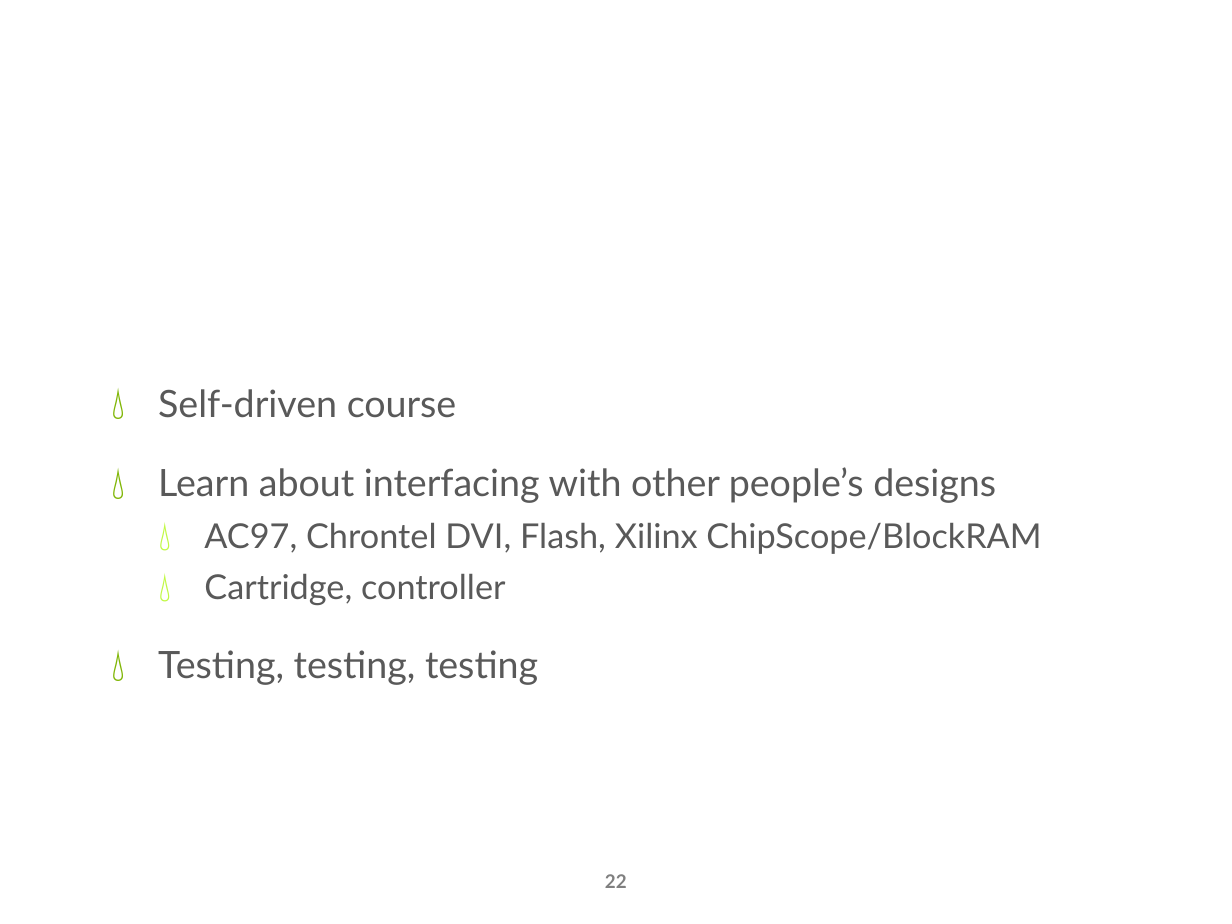
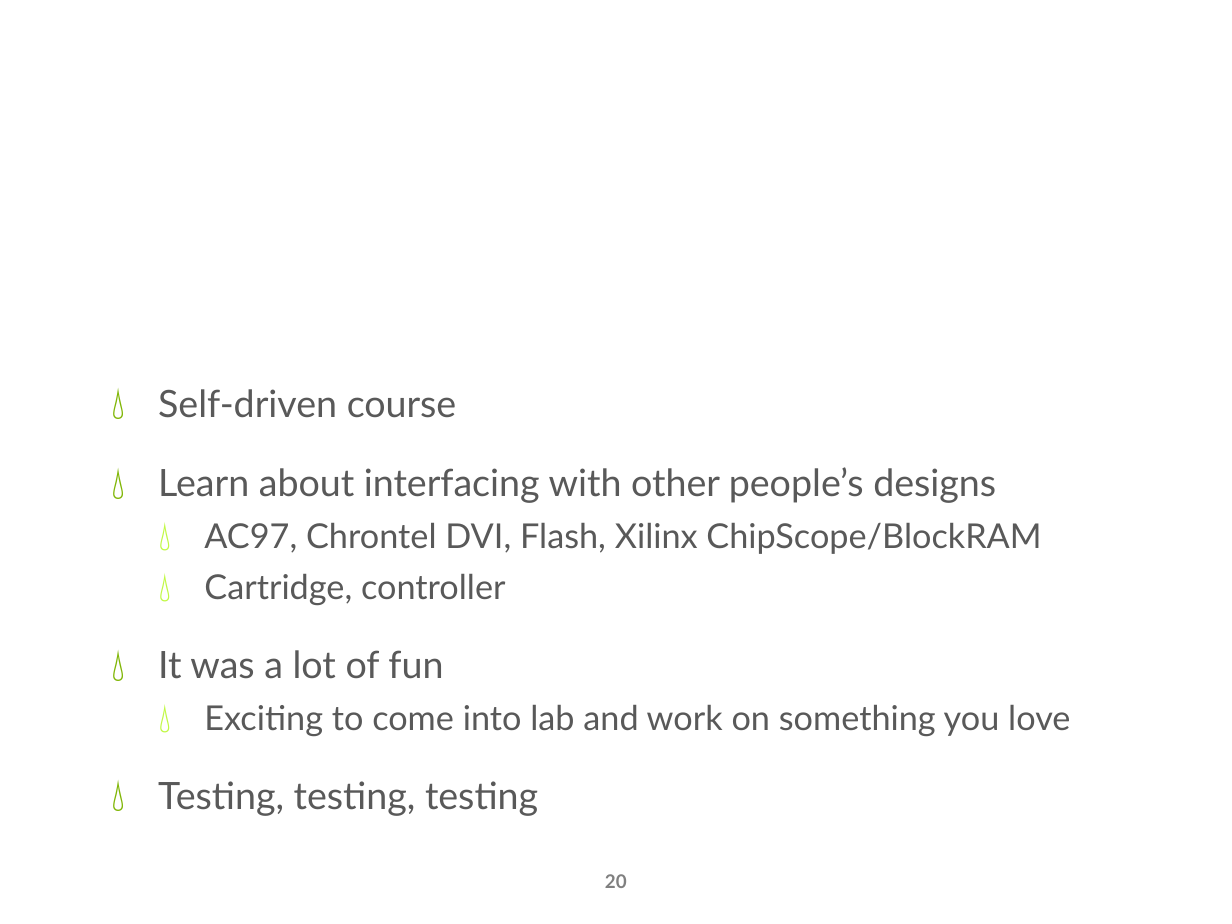
Before and after one commit to nightslide7/Gameboy, a slide deck: slide 20 of Meerkats_Presentation.pptx (slide 22 before the commit). Drawn at 1232x924 pixels with LibreOffice and Linux fonts; fonts in the diff are those of the drawing; background and template pictures are left out. Boxes give left, top, right and bottom in pixels: in the first picture for what was removed or moved away, otherwise in the second. Text is boxed around its words. In the diff, an @@ line names an element or a change of style, - is before the commit and + after.

```diff
--- a/Meerkats_Presentation.pptx
+++ b/Meerkats_Presentation.pptx
@@ text at [158, 650, 1070, 736]: paragraphs added @@
+💧 It was a lot of fun
+  💧 Exciting to come into lab and work on something you love
@@ page number at [605, 874, 627, 888]: text changed @@
-22
+20
```
Also in this commit, not shown: 10 other slides changed, 1 slide added, 3 slides removed, 1 other file.
